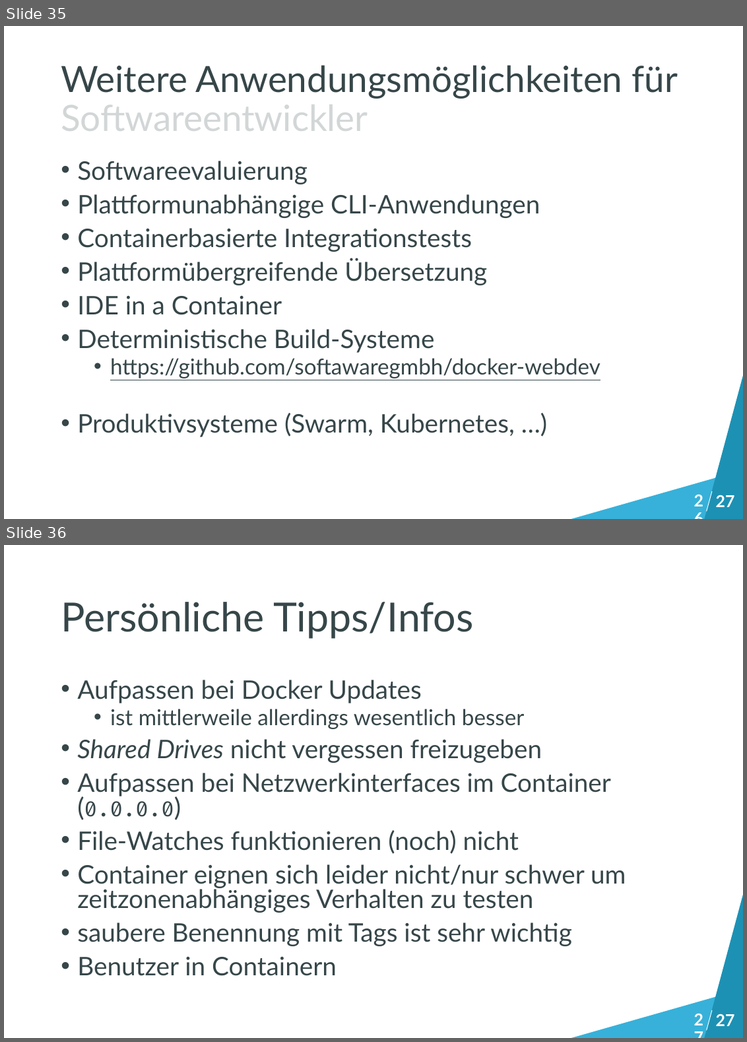
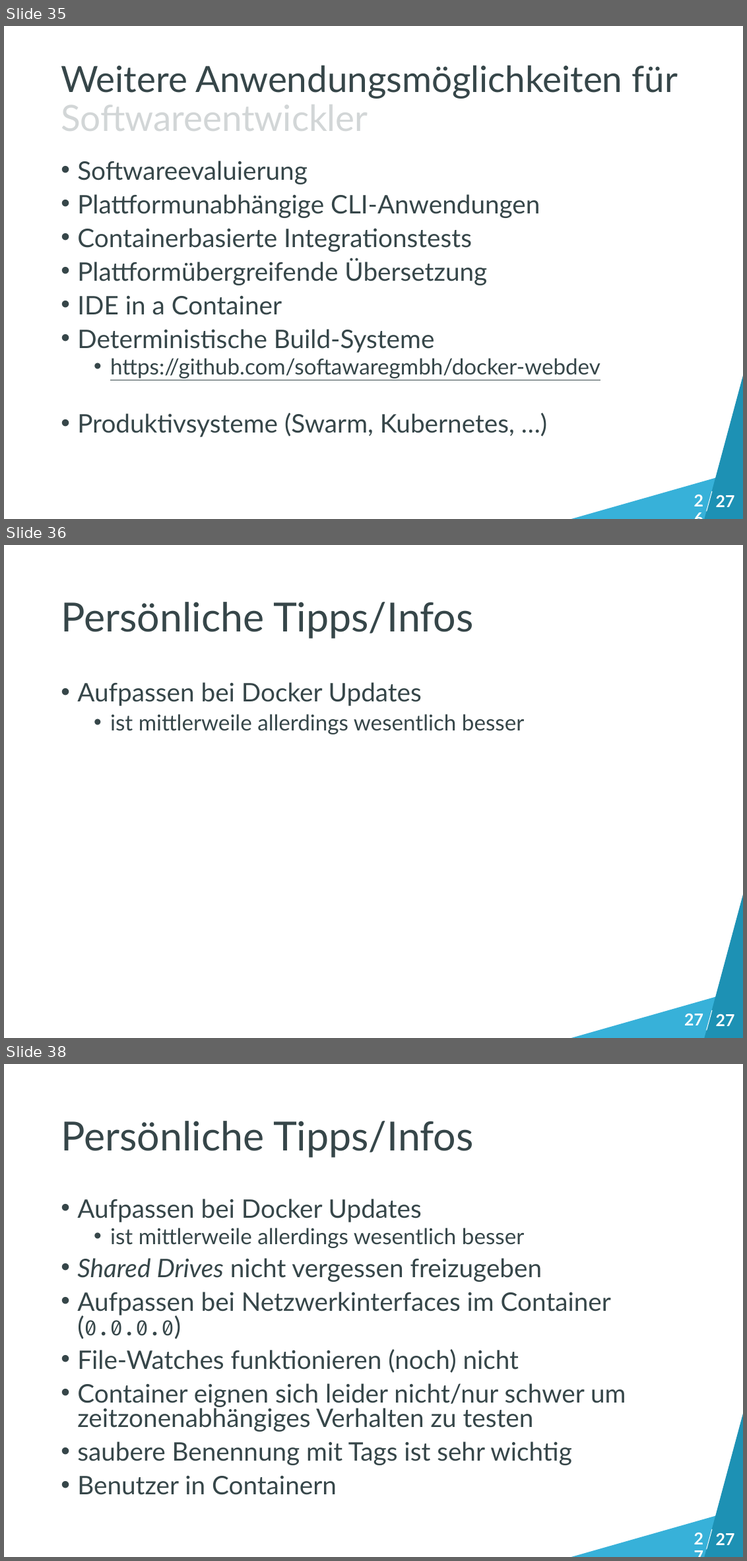
Before and after one commit to bemayr/talk.intro-to-docker, a slide deck: slides.pptx. Shown one above the other, each under a label of ours: slides 35 and 36 before the commit, slides 35, 36 and 38 after it; the slides between them are not shown. The pictures are 747x1042 and 747x1561 pixels, drawn with LibreOffice and Linux fonts; fonts in the diff are those of the drawing. Boxes give left, top, right and bottom in pixels: in the first picture for what was removed or moved away, otherwise in the second. Text is boxed around its words. In the diff, an @@ line names an element or a change of style, - is before the commit and + after.

```diff
--- a/slides.pptx
+++ b/slides.pptx
@@ slide 36 added at (4,545,743,1038), background #FFFFFF; not listed: 4 template elements that a slide beside it also shows @@
@@ title added at (61,602,474,639), 46.2 pt, text #364649 @@
+Persönliche Tipps/Infos
@@ text added at (77,682,524,734), 25.2 pt, text #364649 @@
+• Aufpassen bei Docker Updates
+  • ist mittlerweile allerdings wesentlich besser
@@ text added at (684,1014,704,1025), 18.9 pt, text #FFFFFF, bold @@
+27
@@ what was slide 36 is now slide 38 @@
```
Also in this commit, not shown: 2 slides changed, 1 other slide added.
